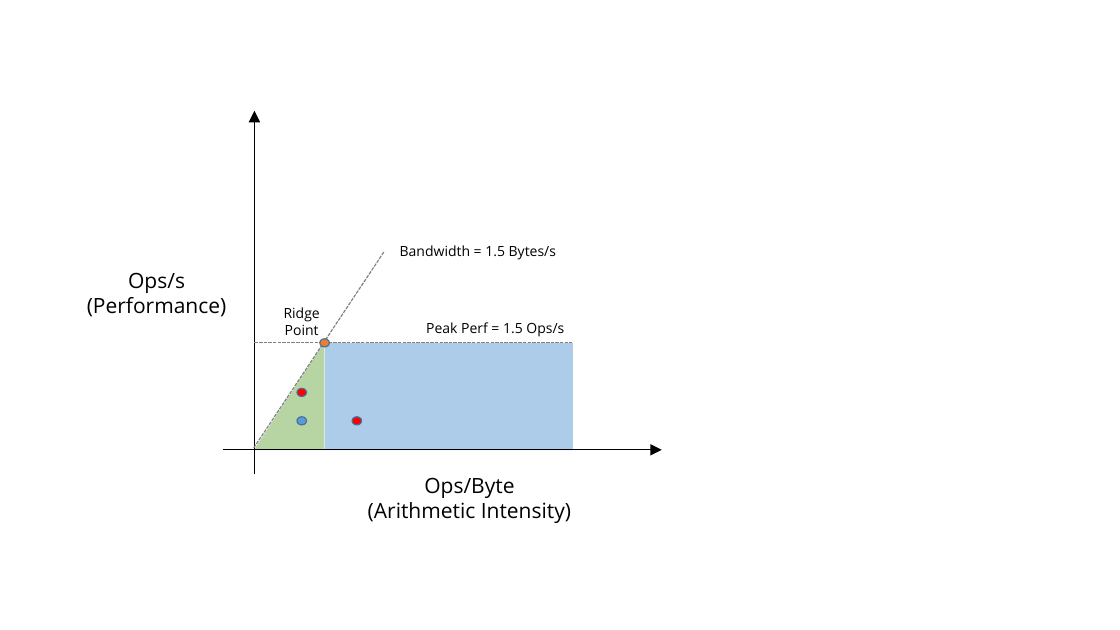
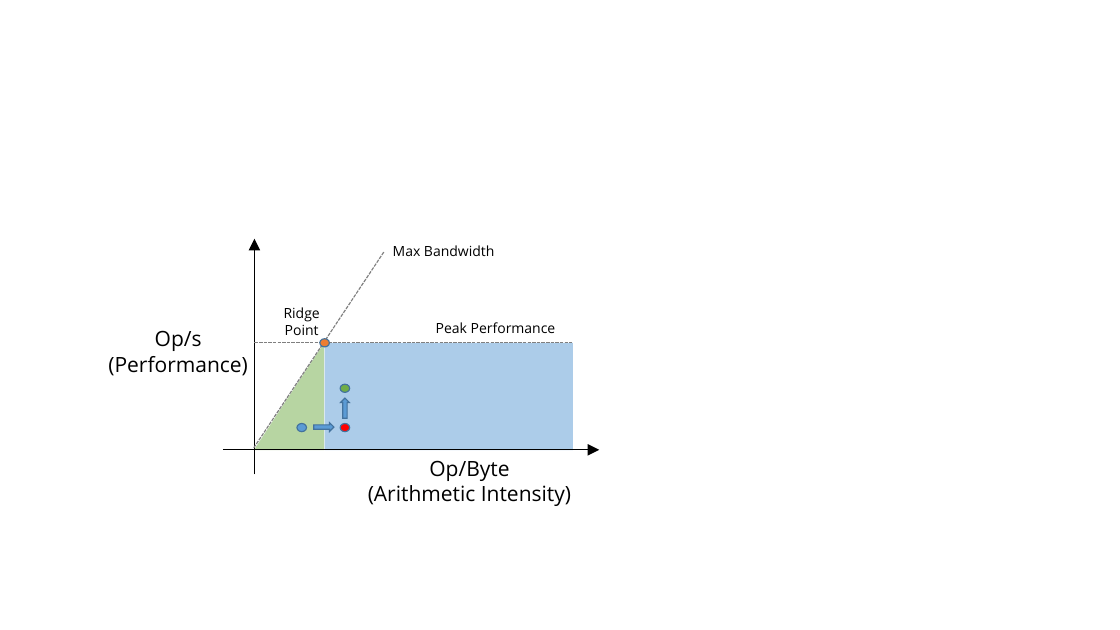
Before and after one commit to OnixHoque/OnixHoque.github.io, a slide deck: slide 6 of blog/roofline-analysis/diagrams.pptx. Drawn at 1120x630 pixels with LibreOffice and Linux fonts; fonts in the diff are those of the drawing. Boxes give left, top, right and bottom in pixels: in the first picture for what was removed or moved away, otherwise in the second. Text is boxed around its words. In the diff, an @@ line names an element or a change of style, - is before the commit and + after.

```diff
--- a/blog/roofline-analysis/diagrams.pptx
+++ b/blog/roofline-analysis/diagrams.pptx
@@ arrow moved from (255, 475) - (255, 111) to (255, 475) - (255, 239) @@
@@ text at (393,245,494,256): text changed @@
-Bandwidth = 1.5 Bytes/s
+Max Bandwidth
@@ text "Op/s": place and size @@
-text "Op/s" at (87,272,227,317)
+text "Op/s" at (108,330,248,376)
@@ text at (436,322,556,333): text changed @@
-Peak Perf = 1.5 Ops/s
+Peak Performance
@@ text at (155,330,202,351): text changed @@
-Ops/s
+Op/s
@@ ellipse: place and size @@
-ellipse at (297,388,307,397)
+ellipse at (340,384,350,392)
@@ ellipse at (340,384,350,392): fill #FF0000 to #70AD47 @@
@@ right arrow added at (341,398,350,418), fill #5B9BD5, outline #43739E 1 pt @@
@@ ellipse: place and size @@
-ellipse at (297,417,307,425)
+ellipse at (297,423,307,432)
@@ right arrow added at (313,423,334,431), fill #5B9BD5, outline #43739E 1 pt @@
@@ ellipse: place and size @@
-ellipse at (352,417,361,425)
+ellipse at (340,423,350,432)
@@ arrow moved from (223, 450) - (662, 450) to (223, 450) - (599, 450) @@
@@ text "Op/Byte": place and size @@
-text "Op/Byte" at (368,477,571,523)
+text "Op/Byte" at (368,460,571,506)
@@ text at (429,460,509,481): text changed @@
-Ops/Byte
+Op/Byte
```
Also in this commit, not shown: 6 other slides changed, 11 other files.
